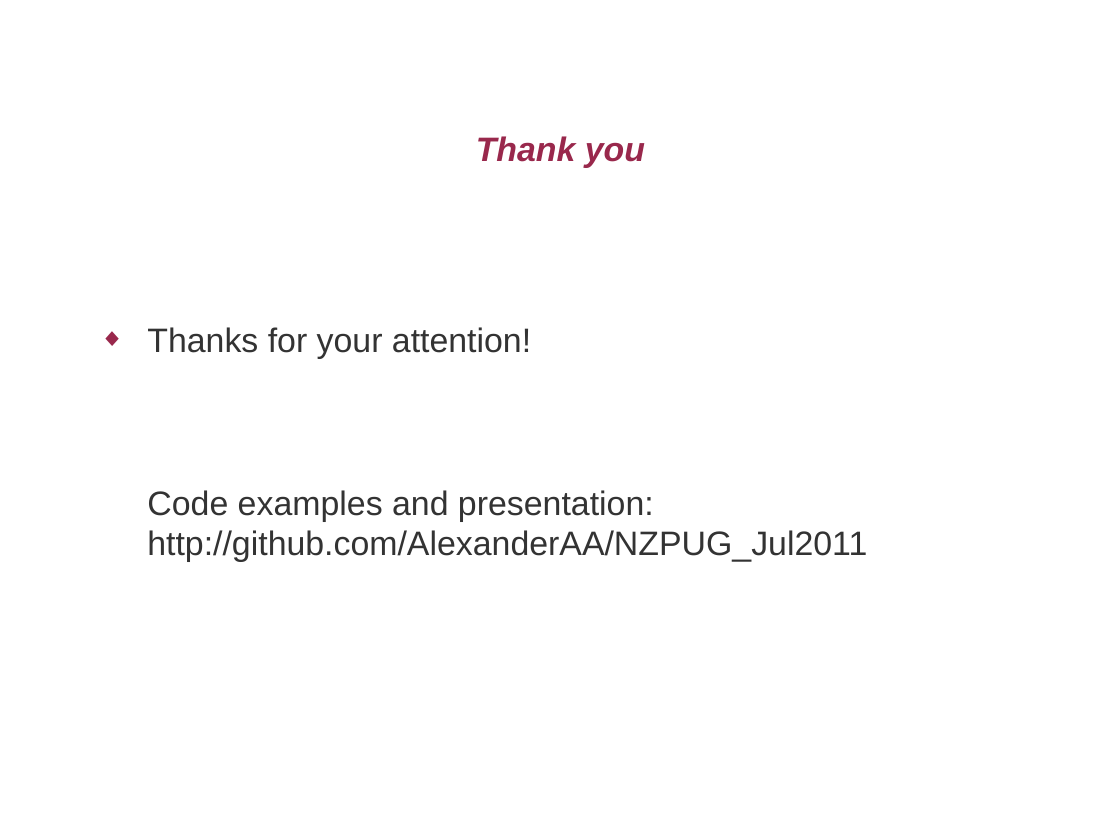
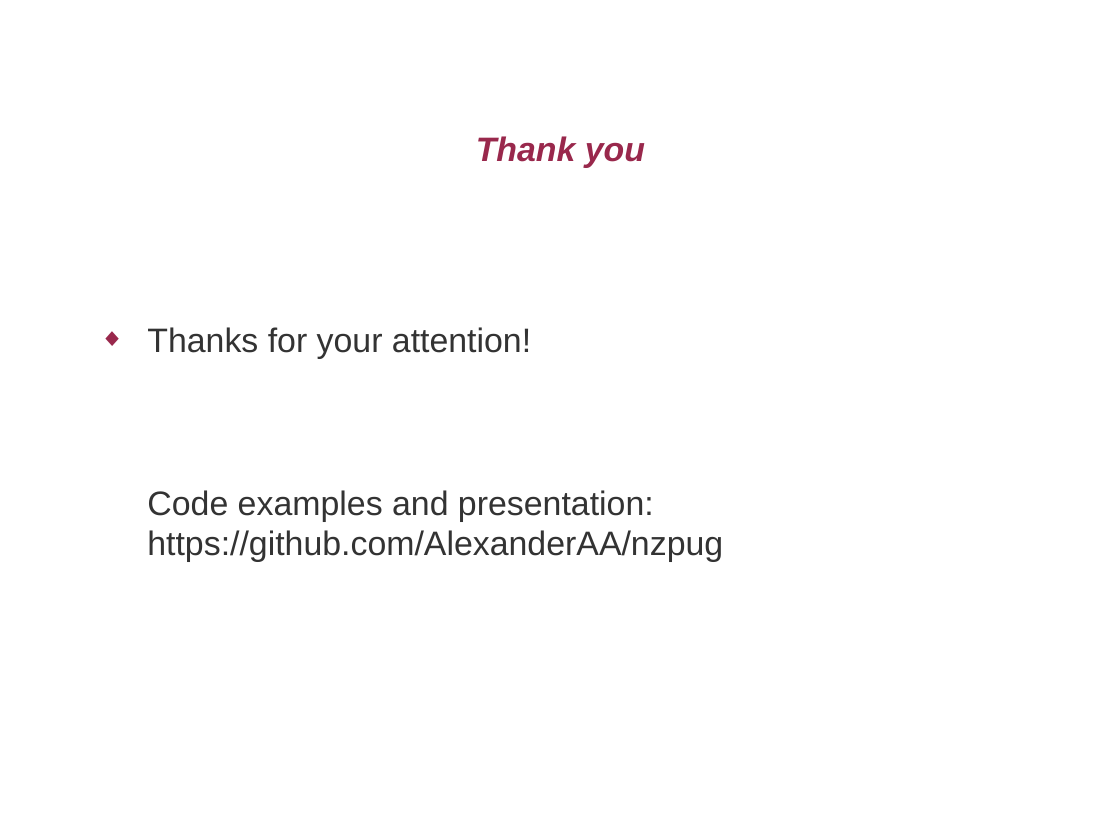
Before and after one commit to AlexanderAA/nzpug, a slide deck: slide 11 of jul2011/slides.odp. Drawn at 1120x840 pixels with LibreOffice and Linux fonts; fonts in the diff are those of the drawing; background and template pictures are left out. Boxes give left, top, right and bottom in pixels: in the first picture for what was removed or moved away, otherwise in the second. Text is boxed around its words. In the diff, an @@ line names an element or a change of style, - is before the commit and + after.

Commit message:
Github link

```diff
--- a/jul2011/slides.odp
+++ b/jul2011/slides.odp
@@ text at <box>147,530,723,562</box>: text changed @@
-http://github.com/AlexanderAA/NZPUG_Jul2011
+https://github.com/AlexanderAA/nzpug
```
